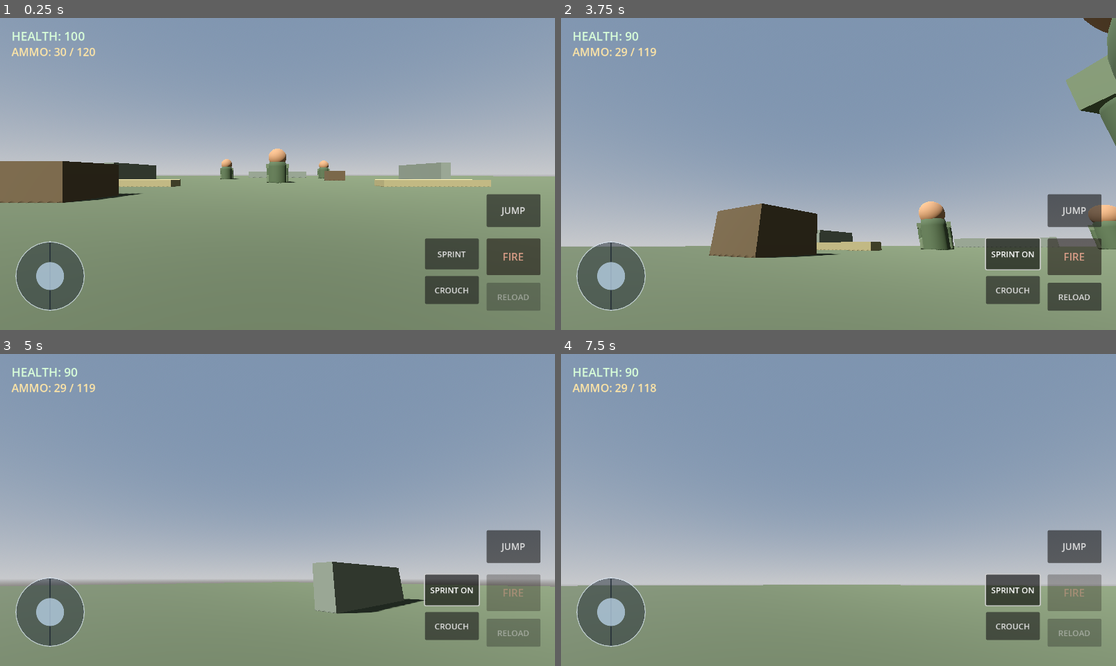
Above: before the commit, frames 1-4 (two rows, left to right).
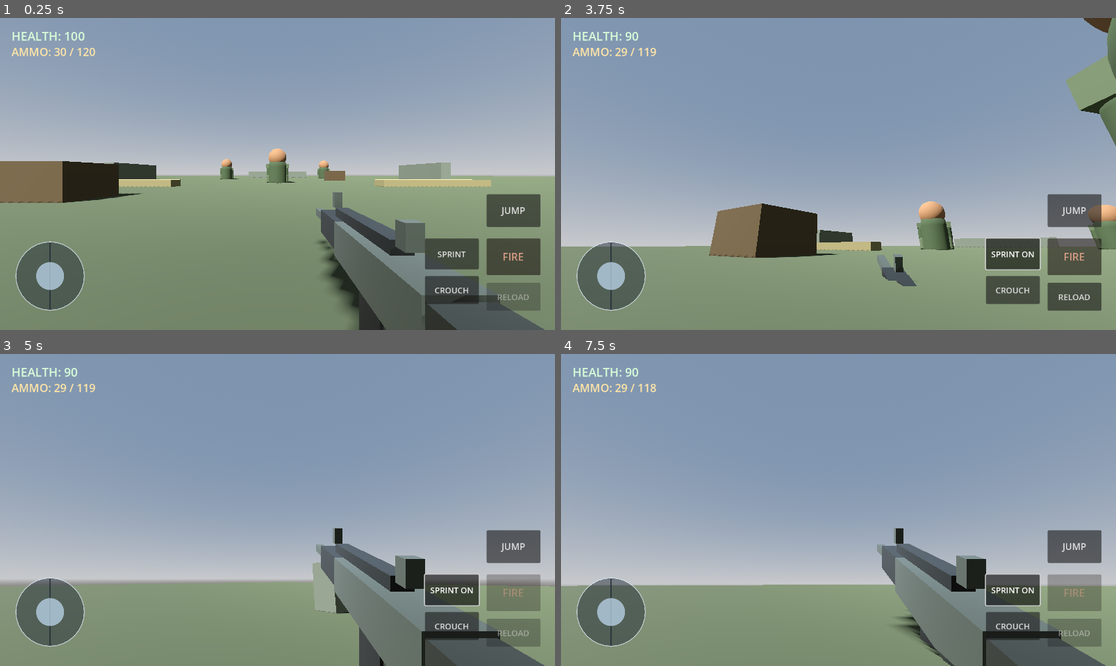
Above: after the commit, the same moments.

Repository: leefortine86-eng/Hunger-For-War
Game: Godot game, scene res://scenes/main.tscn
Same seed, same stepped clock (60 frames per second), same inputs: the game is played once before the commit and once after it.
Inputs (mouse positions are in pixels of both pictures, inside the frame that each line leads up to):
- Up to frame 1 (0.25 s): no input
- Up to frame 2 (3.75 s): click "FIRE" at 0.5 s; click "RELOAD" at 1.25 s; click "SPRINT" at 2 s; click "SPRINT ON" at 2.75 s; tap Enter at 3.5 s; move the mouse to (866, 174) at 3.52 s; hold W (move_forward) from 3.53 s (still down); tap R at 3.6 s; click (866, 174) at 3.67 s
- Up to frame 3 (5 s): keep holding W (move_forward); tap Space at 3.77, 4.52 s; move the mouse to (249, 510) at 4.27 s; tap R at 4.35 s; click (249, 510) at 4.42 s
- Up to frame 4 (7.5 s): keep holding W (move_forward); move the mouse to (849, 503) at 5.02 s; hold Shift 5.03-5.78 s; click (849, 503) at 5.17 s; tap R at 5.3, 6.05, 6.6, 7.35 s; move the mouse to (832, 516) at 5.77 s; tap Ctrl at 5.85 s; click (832, 516) at 5.92 s; tap Space at 6.02, 6.77 s; move the mouse to (877, 513) at 6.52 s; click (877, 513) at 6.67 s; move the mouse to (794, 506) at 7.27 s; click (794, 506) at 7.42 s

The runs differ from the first frame. In frame 1, 7.3% of the frame differs, in the area x 56-99%, y 55-100%; in frame 2, 0.3%; in frame 3, 6.8%; in frame 4, 7.0%.

Commit message:
Add first-person rifle model, aiming position, recoil and muzzle flash

Diff:
--- a/scripts/weapon.gd
+++ b/scripts/weapon.gd
@@ -1,63 +1,120 @@
-
 extends Node3D
 
 @export var damage: float = 25.0
 @export var fire_rate: float = 0.12
 @export var magazine_size: int = 30
 @export var reserve_ammo: int = 120
+@export var reload_time: float = 2.0
 
 var ammo_in_magazine: int = 30
 var can_fire: bool = true
 var reloading: bool = false
+var aiming: bool = false
+var recoil_amount: float = 0.0
+var muzzle_timer: float = 0.0
+var weapon_home_position := Vector3(0.28, -0.25, -0.55)
+var weapon_aim_position := Vector3(0.0, -0.16, -0.42)
+var muzzle_light: OmniLight3D
+var weapon_model: Node3D
 
 func _ready():
     ammo_in_magazine = magazine_size
+    _build_first_person_rifle()
+
+func _material(color: Color, metallic: float = 0.0) -> StandardMaterial3D:
+    var material := StandardMaterial3D.new()
+    material.albedo_color = color
+    material.metallic = metallic
+    material.roughness = 0.55
+    return material
+
+func _add_box(name: String, size: Vector3, pos: Vector3, color: Color):
+    var part := MeshInstance3D.new()
+    part.name = name
+    var mesh := BoxMesh.new()
+    mesh.size = size
+    part.mesh = mesh
+    part.position = pos
+    part.material_override = _material(color)
+    weapon_model.add_child(part)
+    return part
+
+func _build_first_person_rifle():
+    weapon_model = Node3D.new()
+    weapon_model.name = "FirstPersonRifle"
+    add_child(weapon_model)
+
+    var dark := Color(0.075, 0.085, 0.078)
+    var metal := Color(0.20, 0.22, 0.20)
+    var grip := Color(0.11, 0.12, 0.10)
+    _add_box("UpperReceiver", Vector3(0.12, 0.13, 0.48), Vector3(0, 0, 0), metal)
+    _add_box("Handguard", Vector3(0.105, 0.115, 0.34), Vector3(0, 0.005, -0.34), dark)
+    _add_box("Stock", Vector3(0.11, 0.12, 0.22), Vector3(0, -0.005, 0.32), grip)
+    _add_box("Magazine", Vector3(0.085, 0.22, 0.12), Vector3(0, -0.16, 0.02), dark)
+    _add_box("PistolGrip", Vector3(0.075, 0.18, 0.09), Vector3(0, -0.14, 0.13), grip)
+    _add_box("TopRail", Vector3(0.055, 0.035, 0.43), Vector3(0, 0.085, -0.12), dark)
+    _add_box("FrontSight", Vector3(0.035, 0.07, 0.035), Vector3(0, 0.13, -0.40), metal)
+    _add_box("RearSight", Vector3(0.04, 0.06, 0.035), Vector3(0, 0.12, 0.12), metal)
+    _add_box("Barrel", Vector3(0.045, 0.045, 0.30), Vector3(0, 0.0, -0.65), metal)
+
+    muzzle_light = OmniLight3D.new()
+    muzzle_light.name = "MuzzleFlash"
+    muzzle_light.position = Vector3(0, 0, -0.82)
+    muzzle_light.light_color = Color(1.0, 0.58, 0.18)
+    muzzle_light.light_energy = 0.0
+    muzzle_light.omni_range = 4.0
+    weapon_model.add_child(muzzle_light)
+
+    weapon_model.position = weapon_home_position
+
+func set_aiming(enabled: bool):
+    aiming = enabled
+
+func _process(delta):
+    if is_instance_valid(weapon_model):
+        var target_position = weapon_aim_position if aiming else weapon_home_position
+        weapon_model.position = weapon_model.position.lerp(target_position, min(delta * 12.0, 1.0))
+        weapon_model.position.y -= recoil_amount
+        weapon_model.rotation.x = lerp(weapon_model.rotation.x, 0.0, min(delta * 10.0, 1.0))
+    recoil_amount = move_toward(recoil_amount, 0.0, delta * 0.8)
+
+    if muzzle_timer > 0.0:
+        muzzle_timer -= delta
+        if muzzle_timer <= 0.0 and is_instance_valid(muzzle_light):
+            muzzle_light.light_energy = 0.0
 
 func fire(raycast: RayCast3D):
     if not can_fire or reloading:
         return
-
     if ammo_in_magazine <= 0:
-        print("Magazine empty! Press R to reload.")
+        print("Magazine empty! Press reload.")
         return
 
     ammo_in_magazine -= 1
     can_fire = false
+    recoil_amount = 0.075 if aiming else 0.12
+    weapon_model.rotation.x = -0.035 if aiming else -0.065
+    if is_instance_valid(muzzle_light):
+        muzzle_light.light_energy = 3.5
+        muzzle_timer = 0.045
 
     raycast.force_raycast_update()
-
     if raycast.is_colliding():
         var target = raycast.get_collider()
         print("Hit: ", target.name)
-
         if target.has_method("take_damage"):
             target.take_damage(damage)
-    else:
-        print("Shot fired!")
-
-    print("Ammo: ", ammo_in_magazine, "/", reserve_ammo)
 
     await get_tree().create_timer(fire_rate).timeout
     can_fire = true
 
 func reload():
-    if reloading or ammo_in_magazine == magazine_size:
+    if reloading or ammo_in_magazine == magazine_size or reserve_ammo <= 0:
         return
-
-    if reserve_ammo <= 0:
-        print("No reserve ammunition!")
-        return
-
     reloading = true
-    print("Reloading...")
-
-    await get_tree().create_timer(2.0).timeout
-
+    await get_tree().create_timer(reload_time).timeout
     var needed = magazine_size - ammo_in_magazine
     var loaded = min(needed, reserve_ammo)
-
     ammo_in_magazine += loaded
     reserve_ammo -= loaded
     reloading = false
-
-    print("Reload complete!")
